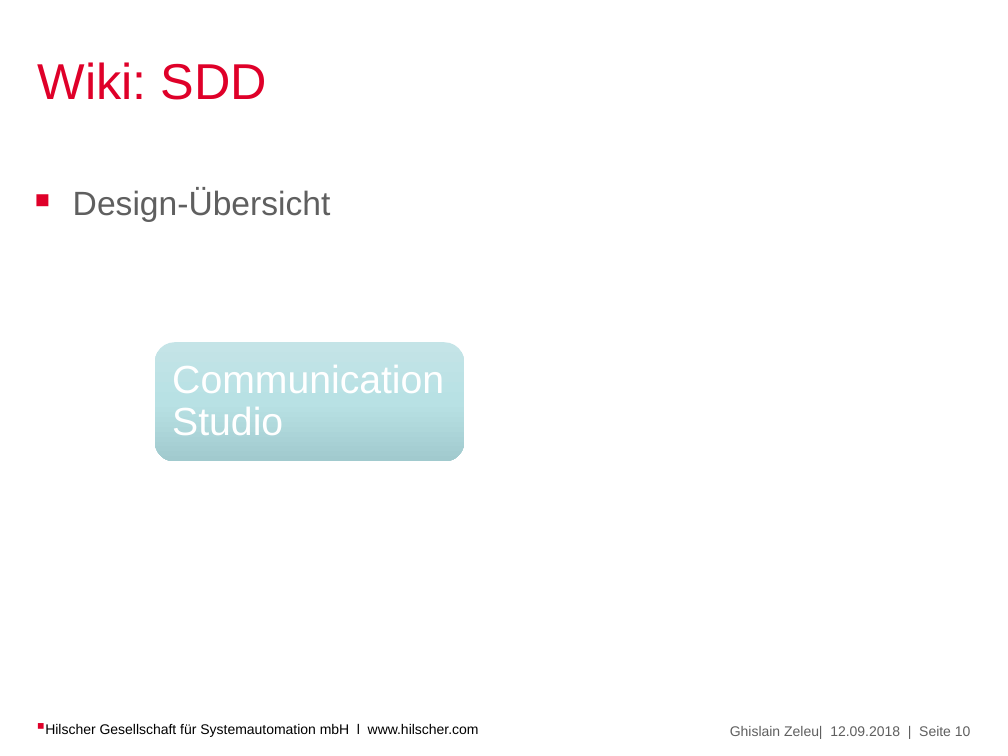
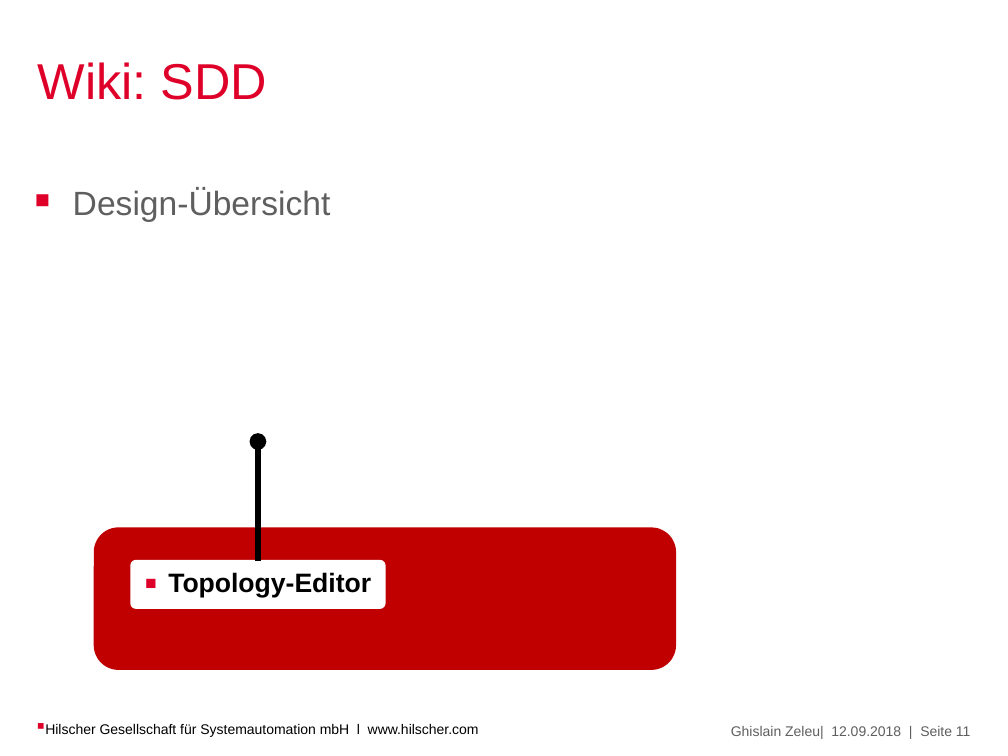
Before and after one commit to Ghislain1/zoe-fb-app, a slide deck: slide 11 of Topology-Editor.pptx (slide 10 before the commit). Drawn at 1008x756 pixels with LibreOffice and Linux fonts; fonts in the diff are those of the drawing; background and template pictures are left out. Boxes give left, top, right and bottom in pixels: in the first picture for what was removed or moved away, otherwise in the second. Text is boxed around its words. In the diff, an @@ line names an element or a change of style, - is before the commit and + after.

```diff
--- a/Topology-Editor.pptx
+++ b/Topology-Editor.pptx
@@ rounded rectangle removed at bbox=[154, 343, 464, 462] @@
@@ text removed at bbox=[172, 365, 444, 435] @@
-Communication Studio
@@ arrow added from (258, 560) to (258, 442), #000000 4 pt @@
@@ rounded rectangle added at bbox=[95, 529, 674, 669], fill #C00000, outline #C00000 2 pt @@
@@ rounded rectangle added at bbox=[131, 560, 385, 608], fill #FFFFFF, outline #FFFFFF 1 pt @@
@@ text added at bbox=[168, 572, 371, 598], 19 pt, text #000000, bold @@
+▪ Topology-Editor
@@ text at bbox=[731, 726, 970, 739]: text changed @@
-Ghislain Zeleu| 12.09.2018 | Seite 10
+Ghislain Zeleu| 12.09.2018 | Seite 11
```
Also in this commit, not shown: 2 other slides changed, 1 slide added, 7 other files.
